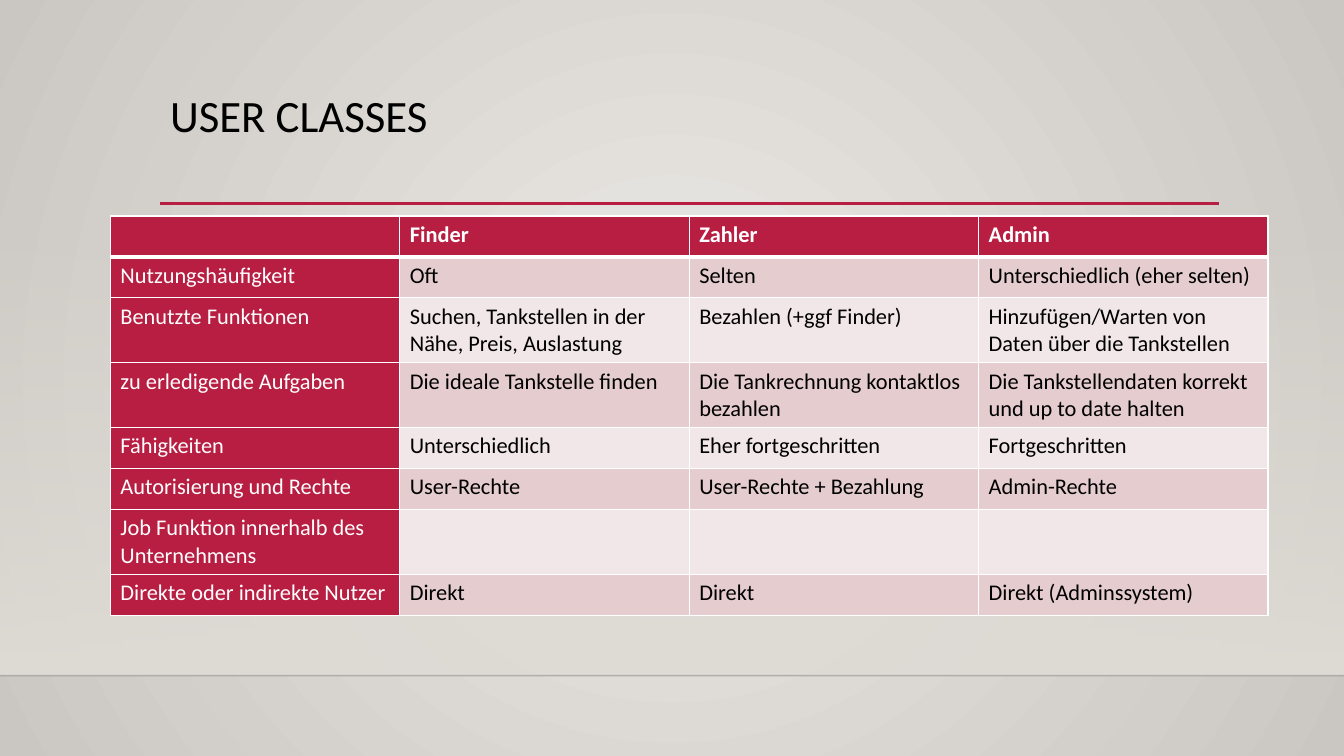
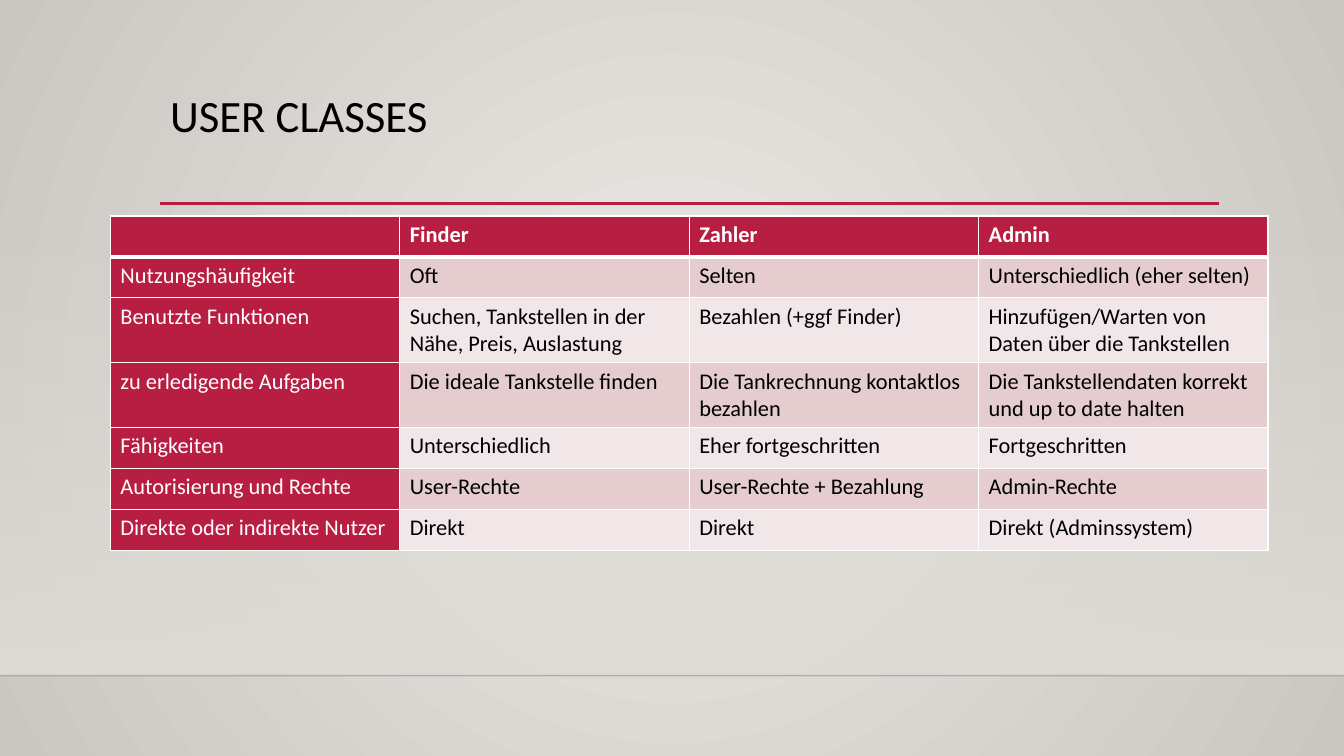
Before and after one commit to ConstantinKoch/DieOutlaws, a slide deck: slide 12 of Releaseplanung_und_Requirements_Engineering.pptx. Drawn at 1344x756 pixels with LibreOffice and Linux fonts; fonts in the diff are those of the drawing; background and template pictures are left out. Boxes give left, top, right and bottom in pixels: in the first picture for what was removed or moved away, otherwise in the second. Text is boxed around its words. In the diff, an @@ line names an element or a change of style, - is before the commit and + after.

Commit message:
Updatet Prasentation

```diff
--- a/Releaseplanung_und_Requirements_Engineering.pptx
+++ b/Releaseplanung_und_Requirements_Engineering.pptx
@@ table at [111,216,1268,571] @@
-row 7: Job Funktion innerhalb des Unternehmens |  |  | 
```
